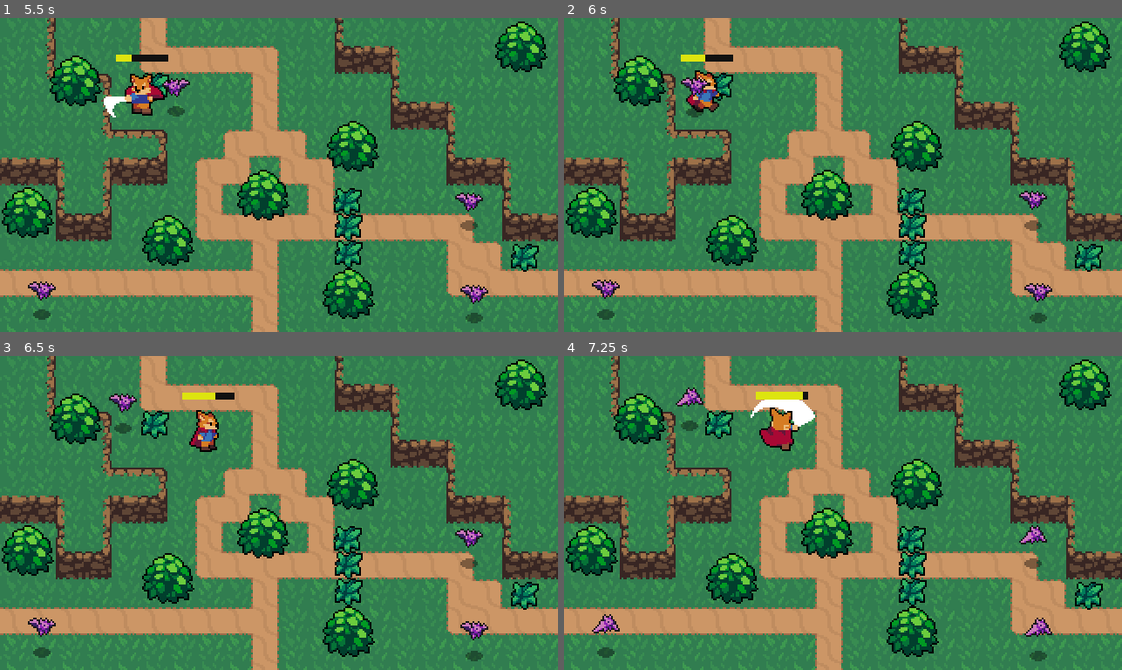
Above: before the commit, frames 1-4 (two rows, left to right).
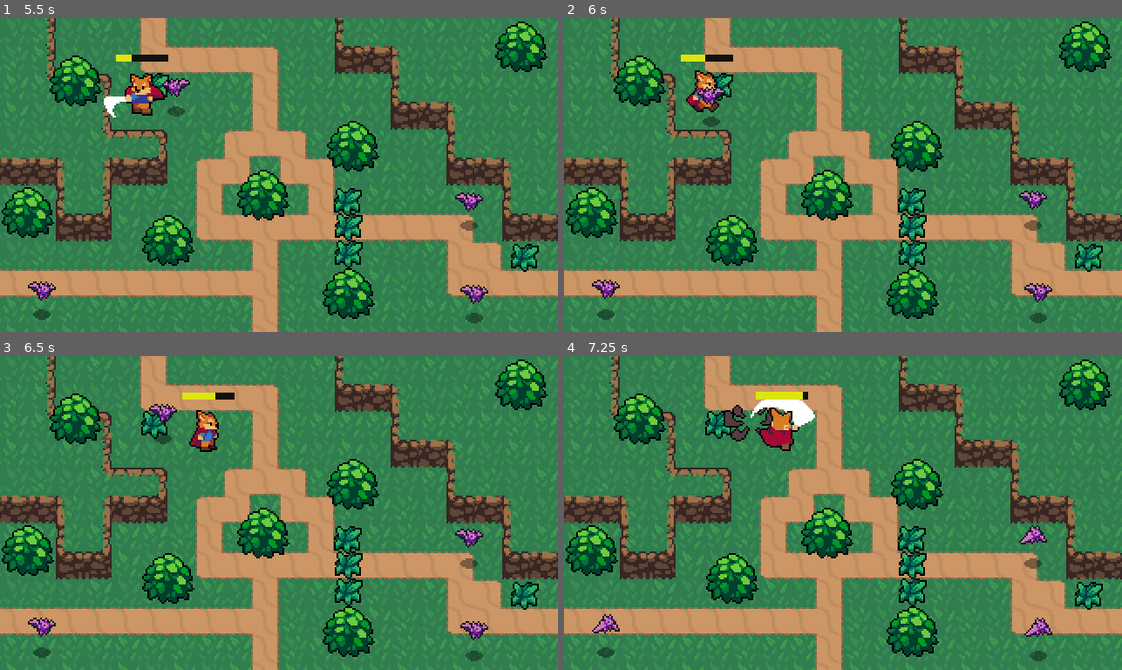
Above: after the commit, the same moments.

Repository: j-rodriguez99/Godot_ActionRPG
Game: Godot game, scene res://World.tscn
The game is run twice, just before and just after one commit, with the same random seed, the same clock (stepped at 60 frames per second) and the same inputs.
Inputs:
- Up to frame 1 (5.5 s): tap Enter (ui_accept) at 0.5, 0.77, 1.52, 3.02, 3.77, 4.52 s; hold D (Right) 0.53-1.28 s; hold F (Attack) 0.53-1.28 s; hold S (Down) 1.28-2.03 s; tap F (Attack) at 1.35, 2.85, 4.35 s; hold D (Right) 2.03-2.78 s; hold F (Attack) 2.03-2.78 s; hold W (Up) 2.78-3.53 s; hold F (Attack) 3.53-4.28 s; hold A (Left) 3.53-5.03 s; hold S (Down) from 5.03 s (still down); hold F (Attack) from 5.03 s (still down)
- Up to frame 2 (6 s): release S (Down) at 5.78 s; release F (Attack) at 5.78 s; hold D (Right) from 5.78 s (still down); tap F (Attack) at 5.85 s
- Up to frame 3 (6.5 s): keep holding D (Right); tap Enter (ui_accept) at 6.02 s
- Up to frame 4 (7.25 s): release D (Right) at 6.53 s; hold W (Up) from 6.53 s (still down); hold F (Attack) from 6.53 s (still down); tap Enter (ui_accept) at 6.77 s

Frame 1 is identical in both runs. In frame 2, 0.5% of the frame differs, in the area x 20-29%, y 18-35%; in frame 3, 0.5%; in frame 4, 0.6%, in the area x 20-39%, y 10-28%.

Commit message:
Bat deceleration on hitting player to create swarm feel

Diff:
--- a/Bat.gd
+++ b/Bat.gd
@@ -6,6 +6,8 @@
 
 onready var animated_sprite = $AnimatedSprite
 onready var hurtbox = $Hurtbox
+onready var detect_player_zone = $DetectPlayerZone/CollisionShape2D
+
 
 var player
 var player_direction
@@ -13,7 +15,7 @@
 var  state = IDLE
 
 const MAX_SPEED = 95
-const DECELERATION = 100
+var deceleration = 100
 const ACCELERATION = 130
 
 enum {
@@ -26,12 +28,12 @@
 	animated_sprite.playing = true
 
 func _physics_process(delta: float) -> void:
-	knockback = knockback.move_toward(Vector2.ZERO, delta * DECELERATION)
+	knockback = knockback.move_toward(Vector2.ZERO, delta * deceleration)
 	knockback = move_and_slide(knockback)
 
 	match state:
 		IDLE:
-			velocity = velocity.move_toward(Vector2.ZERO, delta * DECELERATION)
+			velocity = velocity.move_toward(Vector2.ZERO, delta * deceleration)
 		WANDER:
 			pass
 		CHASE:
@@ -67,3 +69,18 @@
 
 func damage_taken(_area):
 	hurtbox.show_hit()
+
+
+func _on_Hitbox_area_entered(_area):
+	detect_player_zone.set_deferred("disabled", true)
+	deceleration = 500
+	var timer = Timer.new()
+	add_child(timer)
+	timer.connect("timeout", self, "enable_zone")
+	timer.one_shot = true
+	timer.set_wait_time(.15)
+	timer.start()
+
+func enable_zone():
+	deceleration = 100
+	detect_player_zone.set_deferred("disabled", false)
--- a/Enemies/Bat.tscn
+++ b/Enemies/Bat.tscn
@@ -92,6 +92,7 @@
 
 [connection signal="area_entered" from="Hurtbox" to="." method="_on_Hurtbox_area_entered"]
 [connection signal="death" from="Stats" to="." method="_on_Stats_death"]
+[connection signal="area_entered" from="Hitbox" to="." method="_on_Hitbox_area_entered"]
 
 [editable path="Hurtbox"]
 [editable path="DetectPlayerZone"]
